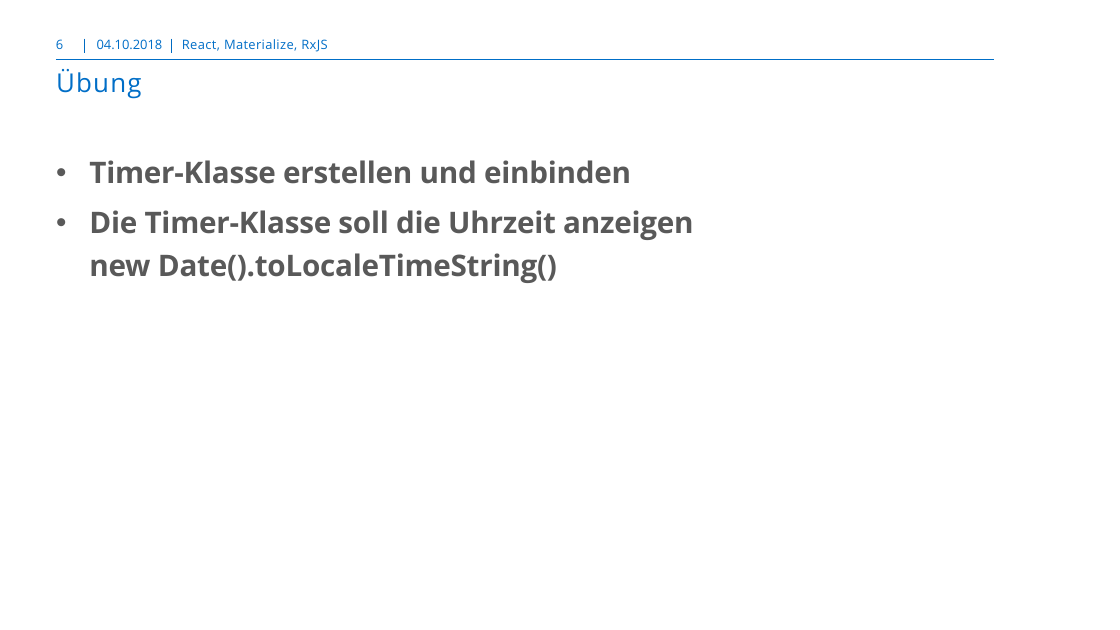
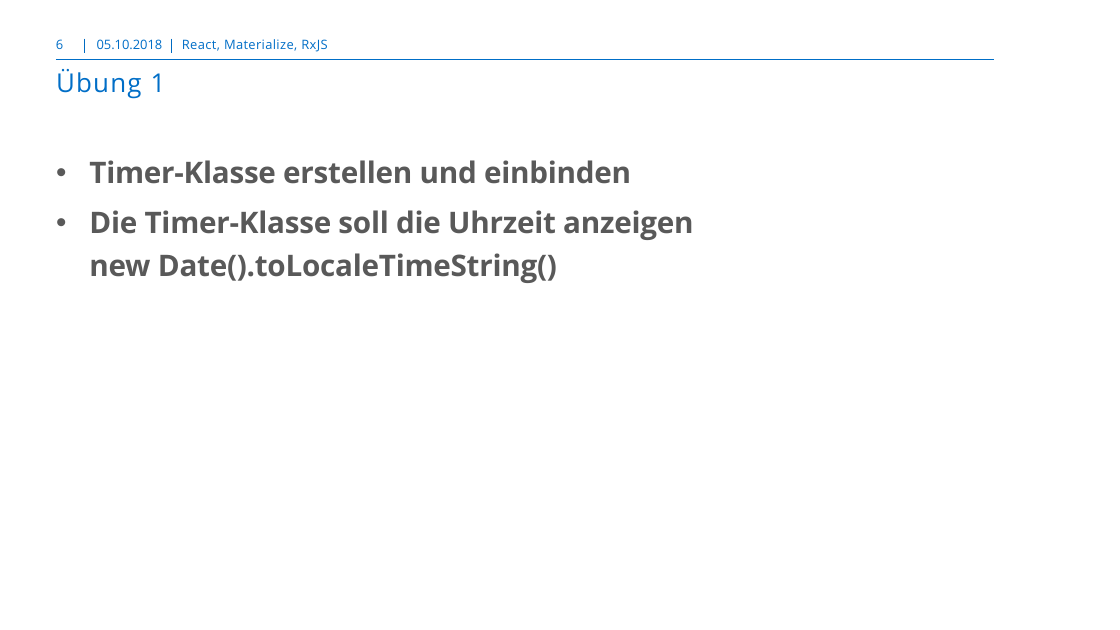
Before and after one commit to markusborer/ReactSample, a slide deck: slide 6 of React.pptx. Drawn at 1120x630 pixels with LibreOffice and Linux fonts; fonts in the diff are those of the drawing; background and template pictures are left out. Boxes give left, top, right and bottom in pixels: in the first picture for what was removed or moved away, otherwise in the second. Text is boxed around its words. In the diff, an @@ line names an element or a change of style, - is before the commit and + after.

```diff
--- a/React.pptx
+++ b/React.pptx
@@ text at (x1=97, y1=39, x2=163, y2=49): text changed @@
-04.10.2018
+05.10.2018
@@ title at (x1=56, y1=69, x2=166, y2=99): text changed @@
-Übung
+Übung 1
```
Also in this commit, not shown: 14 other slides changed, 1 other file.
